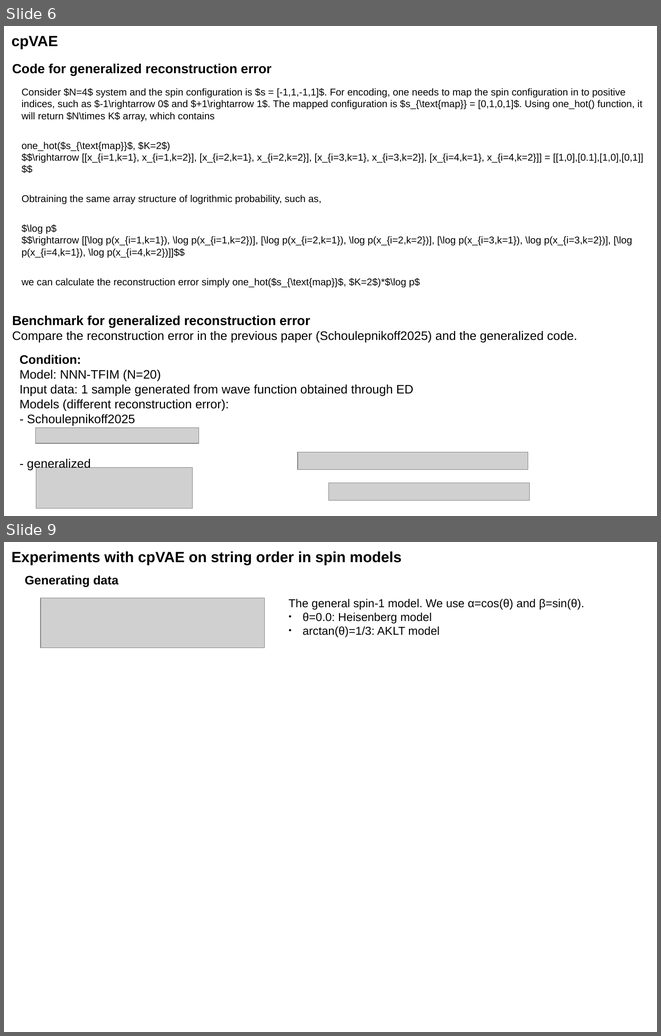
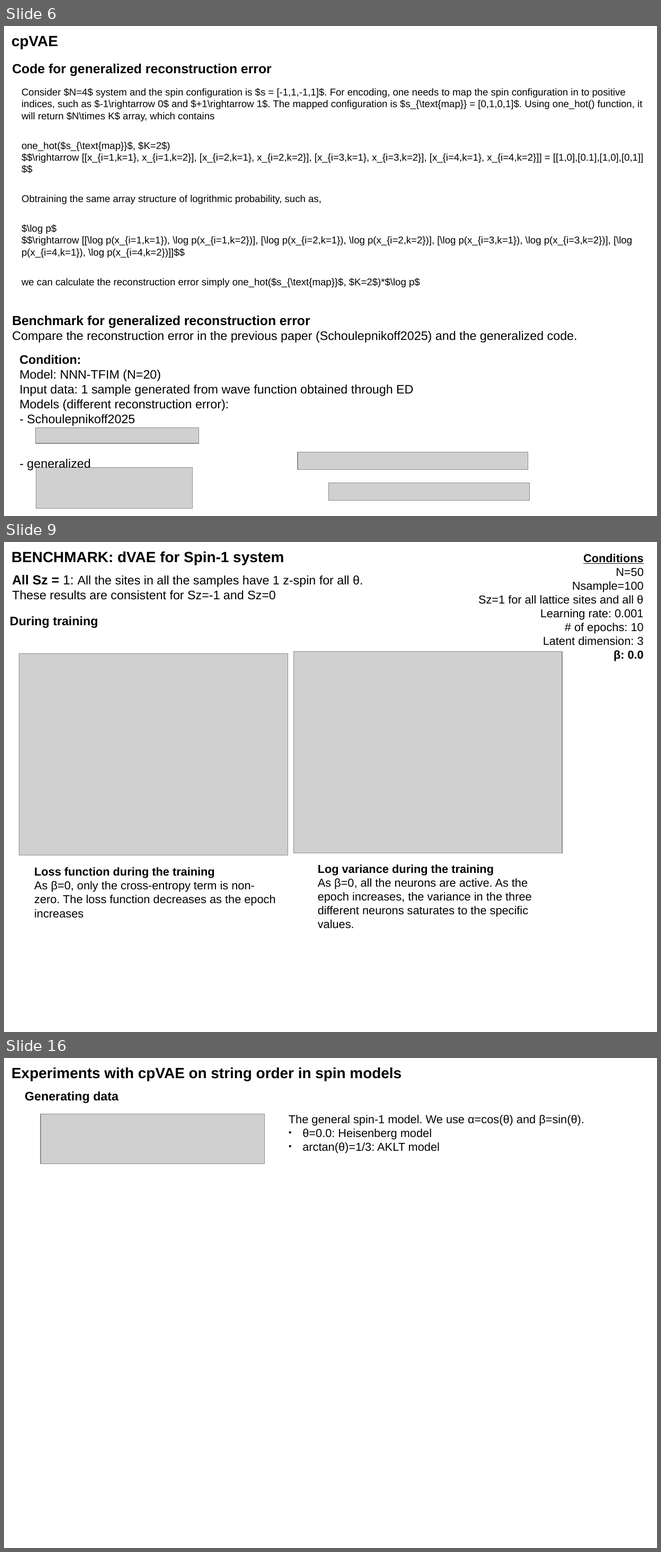
Before and after one commit to YumaAL/pcVAE, a slide deck: slide.odp. Shown one above the other, each under a label of ours: slides 6 and 9 before the commit, slides 6, 9 and 16 after it; the slides between them are not shown. The pictures are 661x1036 and 661x1552 pixels, drawn with LibreOffice and Linux fonts; fonts in the diff are those of the drawing; grey boxes stand for pictures. Boxes give left, top, right and bottom in pixels: in the first picture for what was removed or moved away, otherwise in the second. Text is boxed around its words. In the diff, an @@ line names an element or a change of style, - is before the commit and + after.

Commit message:
benchmarked

```diff
--- a/slide.odp
+++ b/slide.odp
@@ slide 9 added at (4, 542, 657, 1032), background #FFFFFF @@
@@ text added at (11, 551, 284, 565), 18 pt, text #000000, bold @@
+BENCHMARK: dVAE for Spin-1 system
@@ text added at (478, 554, 644, 661), 14 pt, text #000000 @@
+Conditions
+N=50
+Nsample=100
+Sz=1 for all lattice sites and all θ
+Learning rate: 0.001
+# of epochs: 10
+Latent dimension: 3
+β: 0.0
@@ text added at (12, 575, 363, 600), 15 pt, text #000000 @@
+All Sz = 1: All the sites in all the samples have 1 z-spin for all θ.
+These results are consistent for Sz=-1 and Sz=0
@@ text added at (10, 616, 98, 628), 15 pt, text #000000, bold @@
+During training
@@ picture added at (294, 652, 562, 853) @@
@@ picture added at (19, 653, 288, 855) @@
@@ text added at (34, 867, 275, 918), 14 pt, text #000000 @@
+Loss function during the training
+As β=0, only the cross-entropy term is non-zero. The loss function decreases as the epoch increases
@@ text added at (318, 864, 532, 928), 14 pt, text #000000 @@
+Log variance during the training
+As β=0, all the neurons are active. As the epoch increases, the variance in the three different neurons saturates to the specific values.
@@ what was slide 9 is now slide 16 @@
```
Also in this commit, not shown: 3 slides changed, 6 other slides added, 3 other files.
